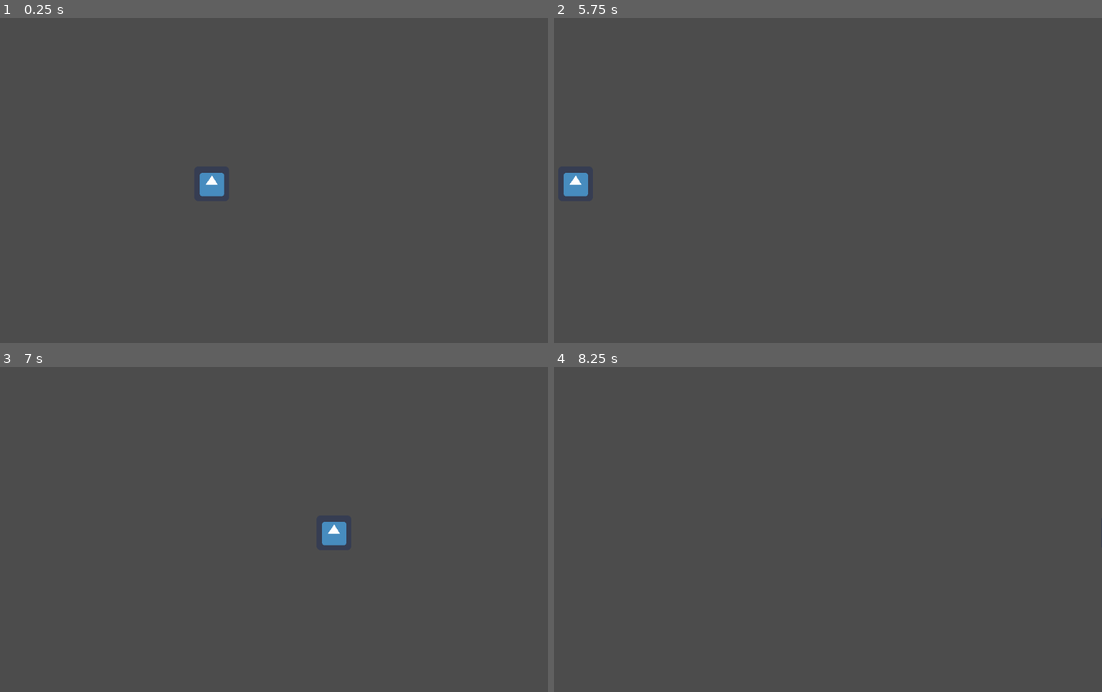
Above: before the commit, frames 1-4 (two rows, left to right).
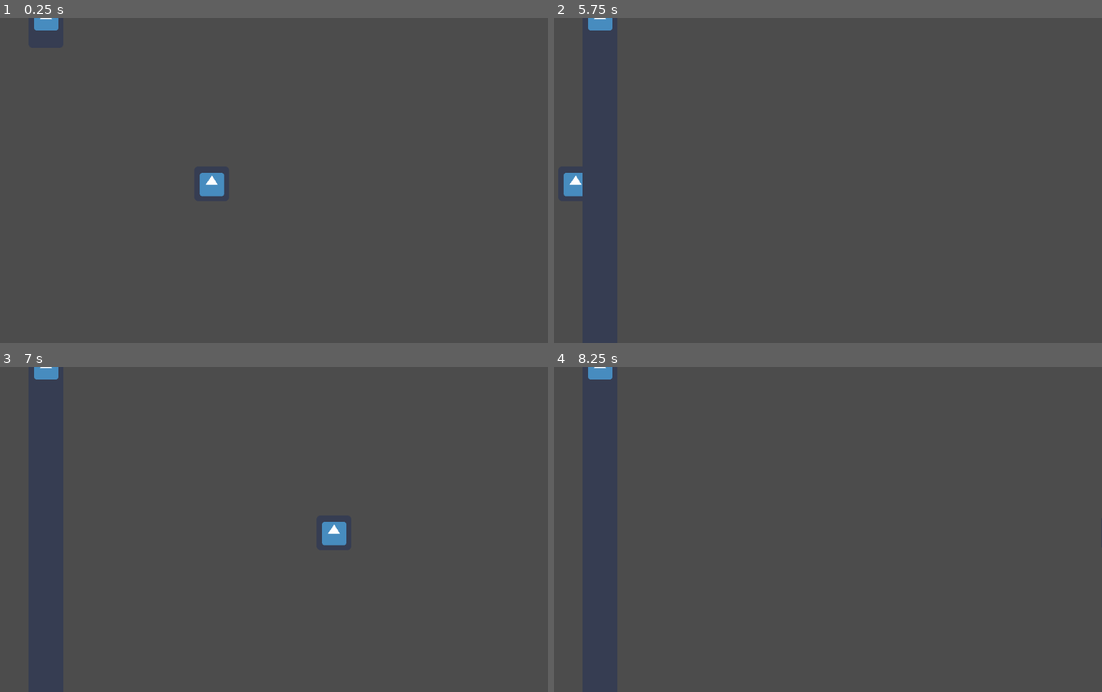
Above: after the commit, the same moments.

Repository: ColinKYuen/BQ-Game-Jam
Game: Godot game, scene res://Scenes/Main.tscn
Two runs of this game, one before a commit and one after it. Both use one fixed random seed, a clock stepped at 60 frames per second and the inputs below. The engine's default icon, where the game draws it, is replaced by a stand-in: a white triangle on a blue panel in a dark square.
Inputs:
- Up to frame 1 (0.25 s): no input
- Up to frame 2 (5.75 s): hold D (move_right) 0.53-1.28 s; hold Left (move_left) 1.28-2.03 s; hold D (move_right) 2.03-3.53 s; hold Left (move_left) from 3.53 s (still down)
- Up to frame 3 (7 s): release Left (move_left) at 5.78 s; hold D (move_right) from 5.78 s (still down)
- Up to frame 4 (8.25 s): release D (move_right) at 8.03 s; hold Left (move_left) from 8.03 s (still down)

The runs differ from the first frame. In frame 1, 0.2% of the frame differs, in the area x 6-11%, y 0-4%; in frame 2, 0.2%, in the area x 5-11%, y 0-55%; in frame 3, 0.2%; in frame 4, 0.2%.

Commit message:
Fruit Gravity

Diff:
--- a/Scenes/BadFruit.tscn
+++ b/Scenes/BadFruit.tscn
@@ -6,7 +6,7 @@
 [sub_resource type="RectangleShape2D" id=1]
 extents = Vector2( 30.5, 29.5 )
 
-[node name="Player" type="KinematicBody2D"]
+[node name="BadFruit" type="KinematicBody2D"]
 script = ExtResource( 1 )
 
 [node name="Hitbox" type="CollisionShape2D" parent="."]
--- a/Scenes/GoodFruit.tscn
+++ b/Scenes/GoodFruit.tscn
@@ -1,12 +1,12 @@
 [gd_scene load_steps=4 format=2]
 
-[ext_resource path="res://Scripts/Player.gd" type="Script" id=1]
+[ext_resource path="res://Scripts/Fruit.gd" type="Script" id=1]
 [ext_resource path="res://icon.png" type="Texture" id=2]
 
 [sub_resource type="RectangleShape2D" id=1]
 extents = Vector2( 30.5, 29.5 )
 
-[node name="Player" type="KinematicBody2D"]
+[node name="GoodFruit" type="KinematicBody2D"]
 script = ExtResource( 1 )
 
 [node name="Hitbox" type="CollisionShape2D" parent="."]
--- /dev/null
+++ b/Scenes/Main.gd
@@ -0,0 +1,13 @@
+extends Node2D
+
+const obj_fruit = preload("res://Scenes/GoodFruit.tscn")
+
+func _process(delta):
+	spawn(100, 100)
+
+func spawn(location: float, speed: float):
+	var fruit = obj_fruit.instance()
+	fruit.velocity = Vector2(0, speed)
+	# TODO - Need to set fruit location
+	fruit.position = self.position + Vector2(location, 0)
+	get_parent().add_child(fruit)
--- a/Scenes/Main.tscn
+++ b/Scenes/Main.tscn
@@ -1,8 +1,10 @@
-[gd_scene load_steps=2 format=2]
+[gd_scene load_steps=3 format=2]
 
 [ext_resource path="res://Scenes/Player.tscn" type="PackedScene" id=1]
+[ext_resource path="res://Scenes/Main.gd" type="Script" id=2]
 
 [node name="Node2D" type="Node2D"]
+script = ExtResource( 2 )
 
 [node name="Player" parent="." instance=ExtResource( 1 )]
 position = Vector2( 405, 306 )
--- /dev/null
+++ b/Scripts/Fruit.gd
@@ -0,0 +1,24 @@
+extends KinematicBody2D
+
+var duration: int = 1000
+var velocity: Vector2 = Vector2(0, 0)
+var is_good_fruit: bool = true # Can be set on obj init
+
+func _ready():
+	connect("body_entered", self, "_on_body_entered")
+
+func _physics_process(delta):
+	position += velocity * delta
+	duration -= delta
+	if duration <= 0:
+		queue_free()
+
+func _on_body_entered(body):
+	if body.is_in_group("Player"):
+		if is_good_fruit:
+			# TODO - Give point to players
+			print("Give Points")
+		else:
+			# TODO - Damage player
+			print ("Damage Player")
+		queue_free()
--- a/Scripts/Player.gd
+++ b/Scripts/Player.gd
@@ -2,7 +2,7 @@
 
 var speed : int = 500
 
-func _process(delta):
+func _physics_process(delta):
 	if Input.is_action_pressed("move_left"):
 		position.x -= speed * delta
 	if Input.is_action_pressed("move_right"):
